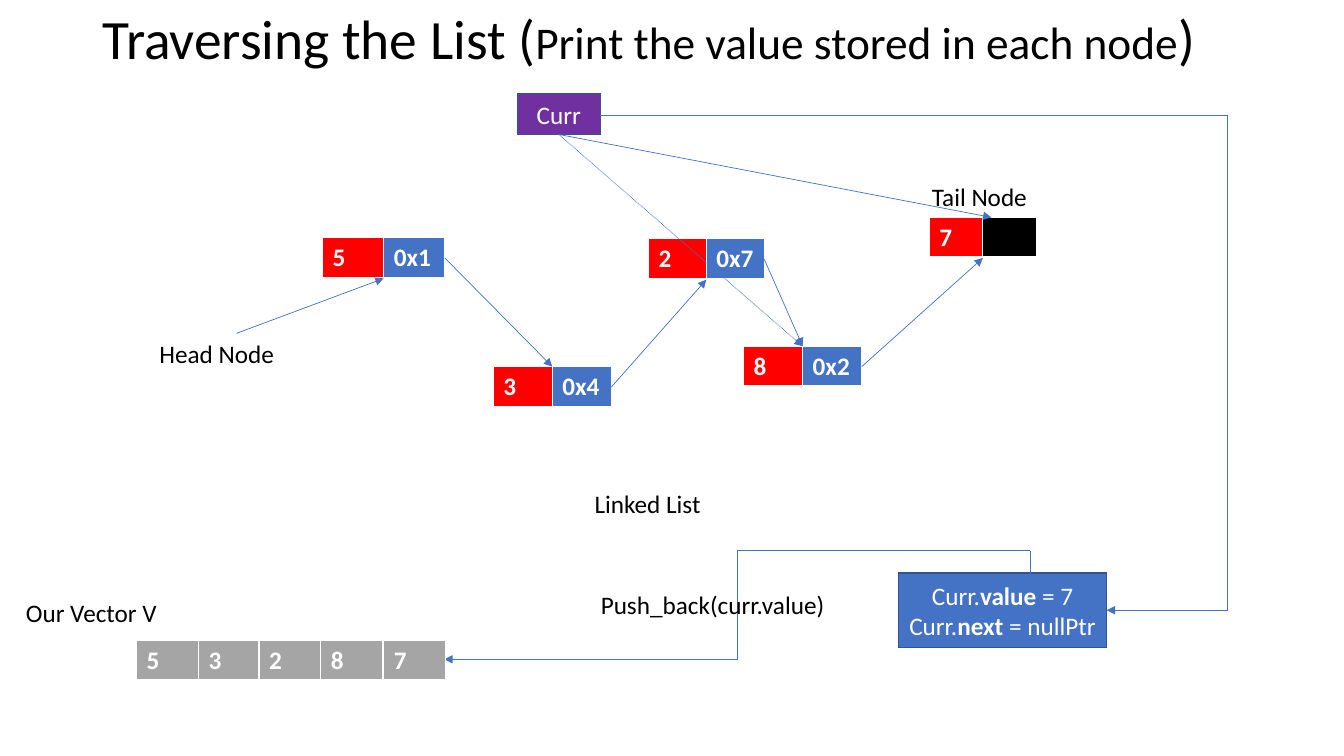
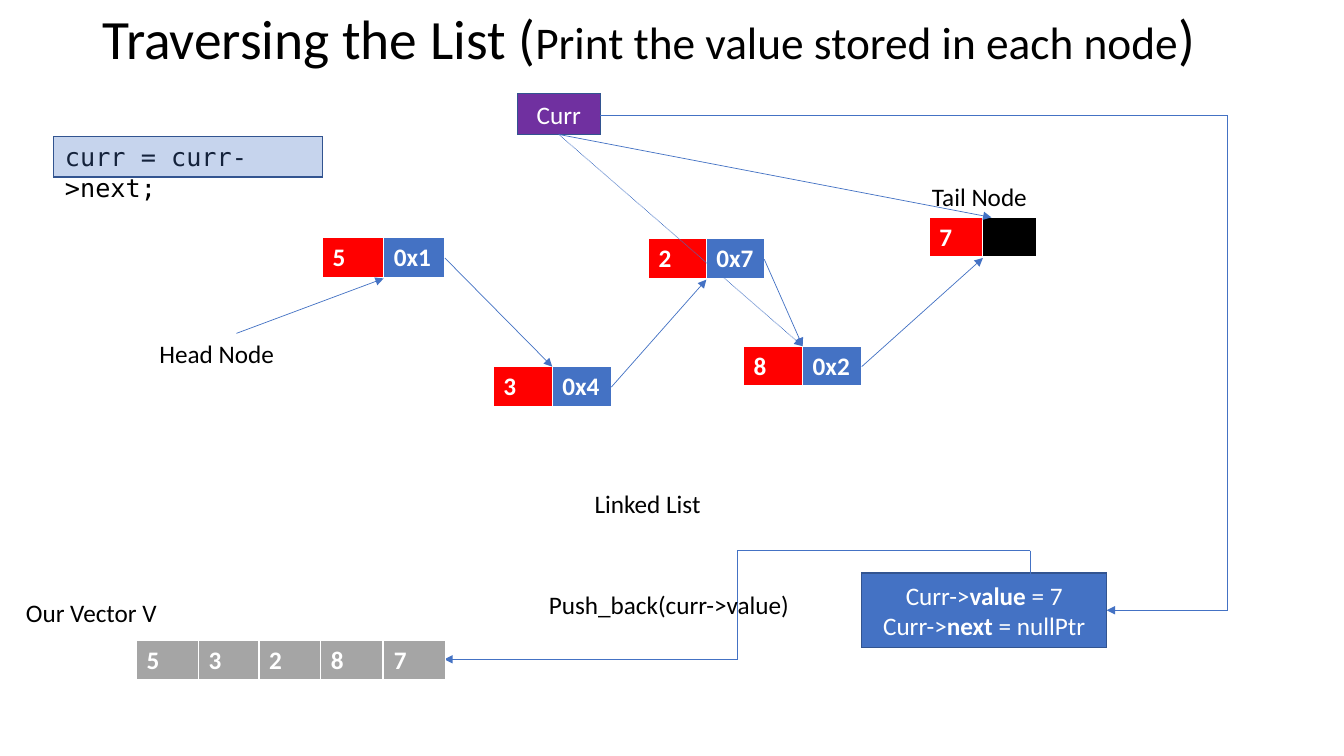
Before and after one commit to juliennyambal/COMS-1021-A-2019, a slide deck: slide 16 of Linked Lists.pptx (slide 12 before the commit). Drawn at 1344x756 pixels with LibreOffice and Linux fonts; fonts in the diff are those of the drawing. Boxes give left, top, right and bottom in pixels: in the first picture for what was removed or moved away, otherwise in the second. Text is boxed around its words. In the diff, an @@ line names an element or a change of style, - is before the commit and + after.

```diff
--- a/Linked Lists.pptx
+++ b/Linked Lists.pptx
@@ rectangle added at box(53, 136, 323, 176), fill #4472C4 at 30% opacity, outline #325491 1 pt @@
@@ text added at box(65, 152, 247, 201), 18 pt, text #000000 @@
+curr = curr->next;
@@ text at box(549, 594, 789, 621): text changed @@
-Push_back(curr.value)
+Push_back(curr->value)
@@ rectangle "Curr->value = 7": place and size @@
-rectangle "Curr->value = 7" at box(898, 573, 1107, 647)
+rectangle "Curr->value = 7" at box(862, 573, 1107, 647)
@@ text in rectangle at box(883, 587, 1085, 635): text changed @@
-Curr.value = 7
-Curr.next = nullPtr
+Curr->value = 7
+Curr->next = nullPtr
```
Also in this commit, not shown: 8 other slides changed, 21 slides added, 1 other file.
